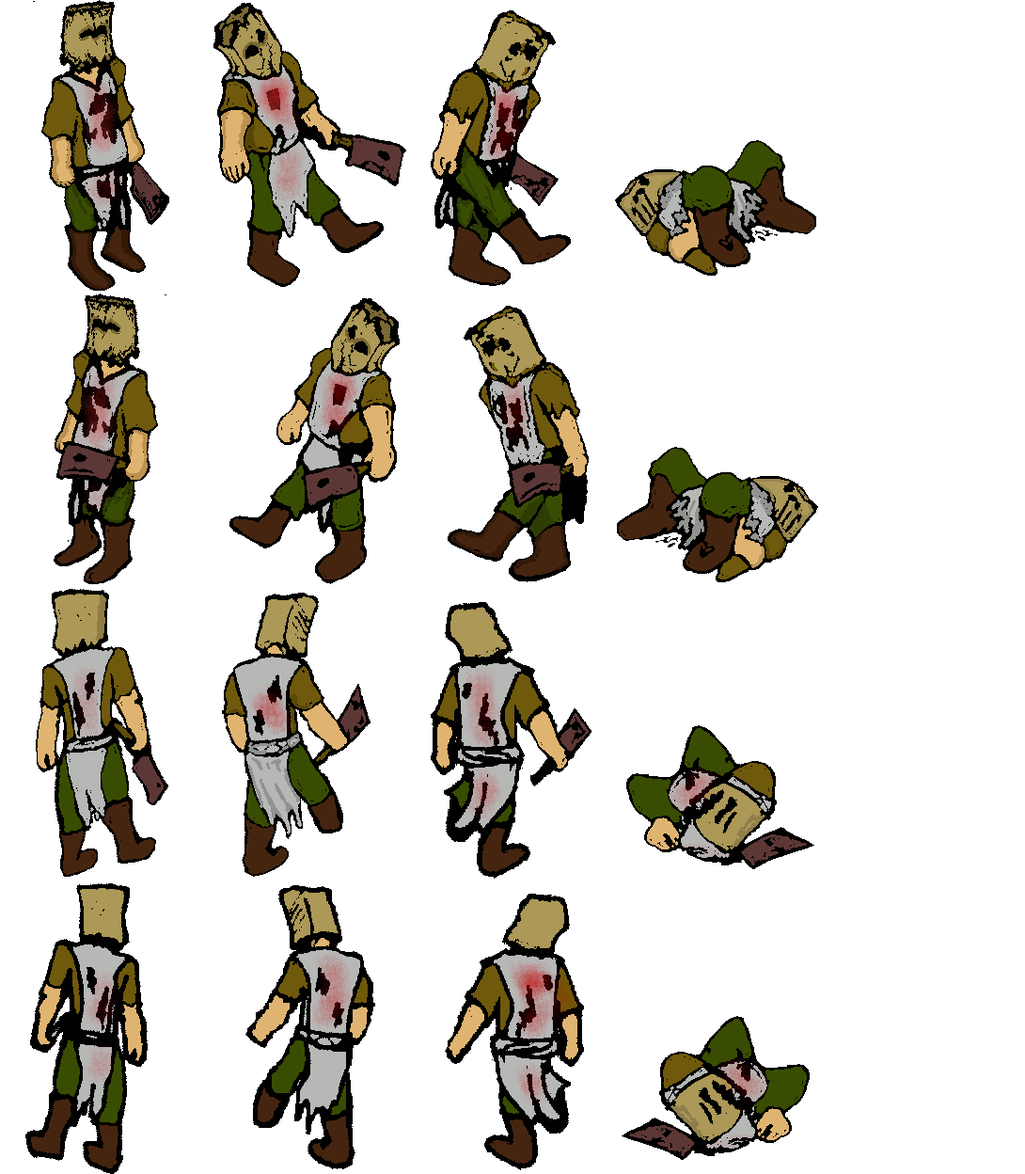
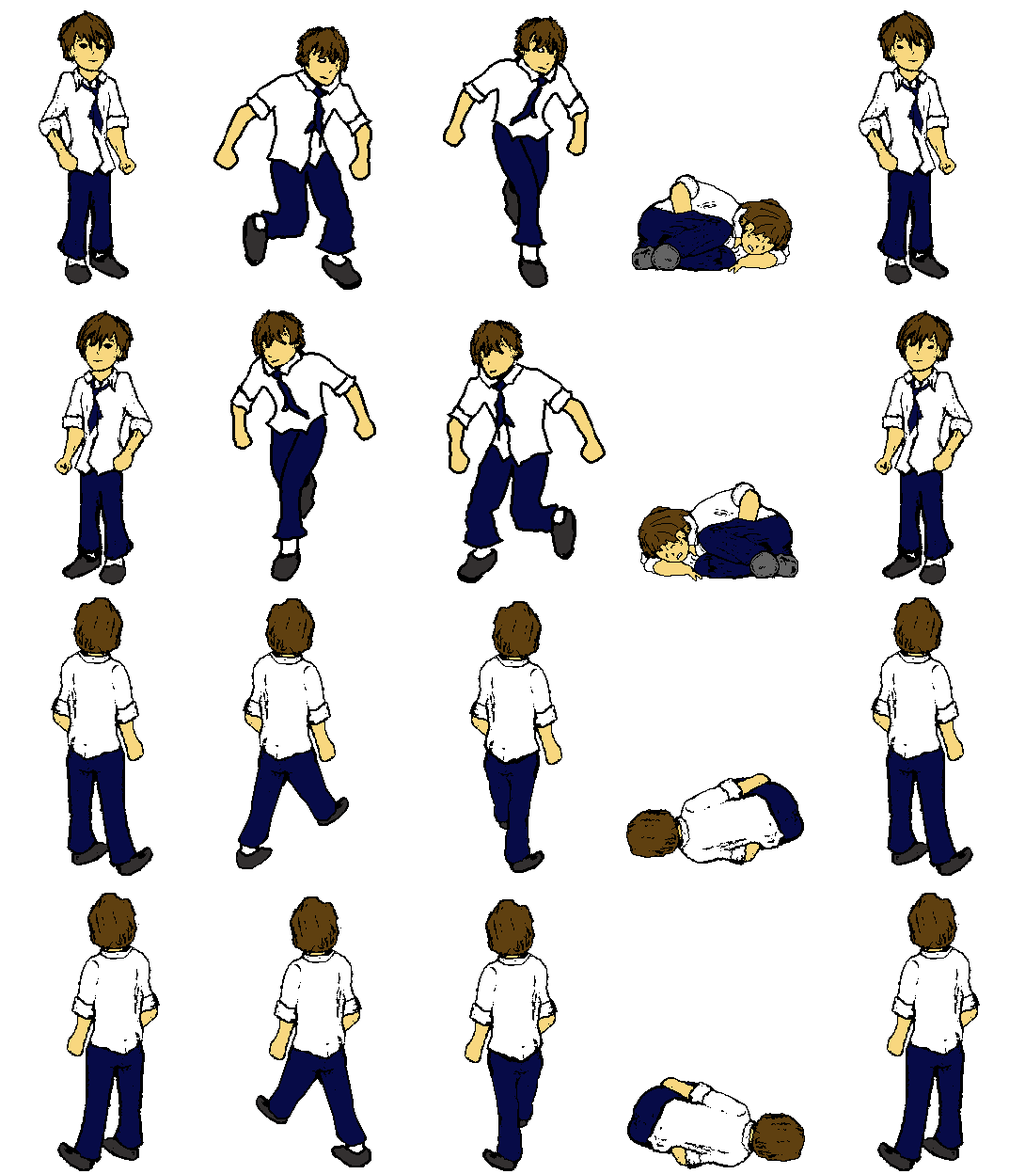
Comparing the layer stacks of the two 1025x1174 images. Changes:
renamed "Pasted Layer" to "MaleStudent", showed it, painted on it over [38, 10, 981, 1171]
removed layer "cleaver" over [25, 0, 819, 1174]
